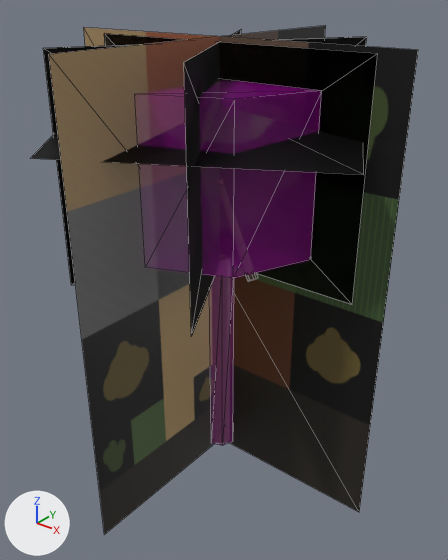
Before and after pictures for a commit that changed the COLLADA model beamng-props/desert-flora/export/dae/mesquite_med.dae.
Camera for both pictures: a 50 mm lens placed at (3.89, -4.8, 5.16), pointed at (0.07, -0.02, 2.2). Lighting does not change. The marker at lower left points along +X, +Y and +Z. The picture after the commit comes second. Mesh edges are drawn as thin lines. Where no turn or scale is listed for an object, it has been applied to the vertices. Vertices at exactly the same position are counted once.

The first picture shows 'Colmesh_canopy-1', 'Colmesh_trunk-1', 'mesquite_med_a200', 'mesquite_med_a50', 'mesquite_med_a800'.
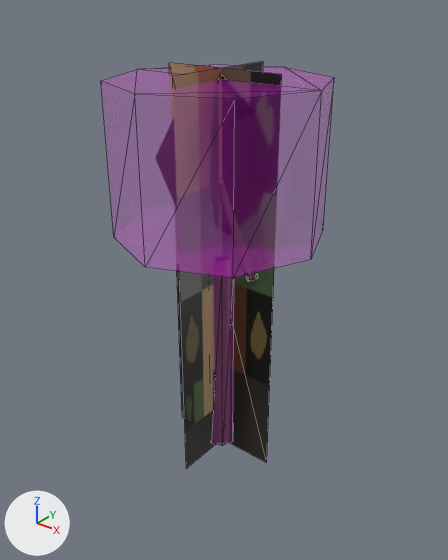
Edits to the scene script, one JSON object a line:
```json
{"op": "add", "block": "mat_parkervegfoliage", "code": ["mat_parkervegfoliage = principled_material('ParkerVegFoliage')", "mat_parkervegfoliage.texture = img_vegetation_atlas_2048_png"]}
{"block": "me_mesquite_med_a800", "where": "# used by ob_mesquite_med_a800; location = (0.0, 0.0, 0.0)"}
{"op": "remove", "block": "me_mesquite_med_a800", "code": "me_mesquite_med_a800.from_pydata(...)  # 94 vertices, 134 faces; spans x -1.84..1.84, y -1.83..1.83, z 0.0..4.63"}
{"op": "add", "block": "me_mesquite_med_a800", "code": "me_mesquite_med_a800.from_pydata(...)  # 96 vertices, 147 faces; spans x -0.62..0.67, y -0.58..0.58, z 0.0..4.35"}
{"block": "me_mesquite_med_a800", "change": "me_mesquite_med_a800 part 1"}
{"block": "me_mesquite_med_a800", "change": "25 vertices are removed from x -1.84..1.84, y -1.83..1.83, z 2.39..4.63"}
{"block": "me_mesquite_med_a800", "change": "14 faces are deleted"}
{"block": "me_mesquite_med_a800", "change": "1 vertex moves from x -0.8, y -1.39, z 2.39 to x 0.31, y -0.54, z 3.42"}
{"block": "me_mesquite_med_a800", "change": "27 vertices are added at x -0.62..0.67, y -0.58..0.58, z 2.72..4.35"}
{"block": "me_mesquite_med_a800", "change": "27 new faces join them, mat_parkervegfoliage (picture img_vegetation_atlas_2048_png)"}
{"op": "add", "block": "me_mesquite_med_a800", "code": "me_mesquite_med_a800.materials.append(mat_parkervegfoliage)  # picture img_vegetation_atlas_2048_png"}
{"block": "me_mesquite_med_a200", "where": "# used by ob_mesquite_med_a200; location = (0.0, 0.0, 0.0)"}
{"op": "remove", "block": "me_mesquite_med_a200", "code": "me_mesquite_med_a200.from_pydata(...)  # 60 vertices, 66 faces; spans x -1.84..1.84, y -1.83..1.83, z 0.0..4.63"}
{"op": "add", "block": "me_mesquite_med_a200", "code": "me_mesquite_med_a200.from_pydata(...)  # 59 vertices, 73 faces; spans x -0.62..0.67, y -0.58..0.58, z 0.0..4.35"}
{"block": "me_mesquite_med_a200", "change": "me_mesquite_med_a200 part 2"}
{"block": "me_mesquite_med_a200", "change": "26 vertices are removed from x -1.84..1.84, y -1.83..1.83, z 2.39..4.63"}
{"block": "me_mesquite_med_a200", "change": "14 faces are deleted"}
{"block": "me_mesquite_med_a200", "change": "other edits to the shape of me_mesquite_med_a200 do not show in these pictures"}
{"op": "add", "block": "me_mesquite_med_a200", "code": "me_mesquite_med_a200.materials.append(mat_parkervegfoliage)  # picture img_vegetation_atlas_2048_png"}
{"block": "me_mesquite_med_a50", "where": "# used by ob_mesquite_med_a50; location = (0.0, 0.0, 0.0)"}
{"op": "remove", "block": "me_mesquite_med_a50", "code": "me_mesquite_med_a50.from_pydata(...)  # 8 vertices, 4 faces; spans x -1.93..1.93, y -1.93..1.93, z -0.05..4.68"}
{"op": "add", "block": "me_mesquite_med_a50", "code": "me_mesquite_med_a50.from_pydata(...)  # 8 vertices, 4 faces; spans x -0.66..0.7, y -0.68..0.68, z -0.04..4.4"}
{"block": "me_mesquite_med_a50", "change": "me_mesquite_med_a50 part 3: the whole mesh is scaled about its middle by (0.353, 0.353, 0.941), then moved by (0.02, 0.0, -0.14)"}
```

Boxes [x1, y1, x2, y2] around the edits, measured in the pictures (448 x 560 px):
```json
{"object": "mesquite_med_a50", "change": "rescaled", "before": [49, 26, 418, 534], "after": [169, 62, 282, 469], "on screen": "69% narrower, 20% shorter"}
{"object": "mesquite_med_a800", "change": "reshaped", "before": [31, 30, 378, 336], "after": [218, 76, 256, 281], "on screen": "mostly hidden afterwards"}
{"object": "mesquite_med_a200", "change": "reshaped", "before": [32, 37, 366, 304], "after": [246, 273, 257, 282], "on screen": "mostly hidden afterwards"}
{"part": 1, "of": "me_mesquite_med_a800", "change": "cut back", "before": [31, 30, 378, 336]}
{"part": 2, "of": "me_mesquite_med_a200", "change": "deleted", "before": [32, 37, 366, 304]}
```
